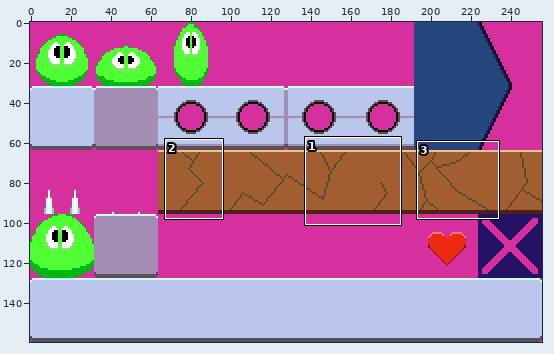
Sprite sheet, stored at assets/spritesheet.png. The first picture is a wide view before the edit; the outline marks the close-up.
Close-up. Before the commit:
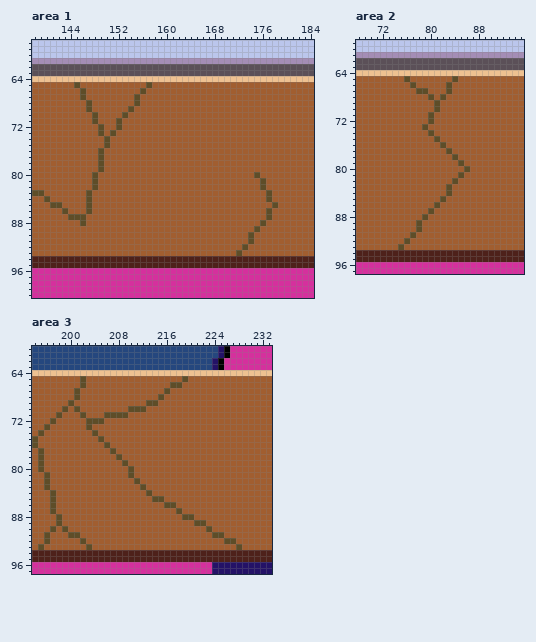
The file is 256x160 pixels. Shown: area 1: x 138..184, y 58..100; area 2: x 68..95, y 59..97; area 3: x 194..233, y 60..97.
The result:
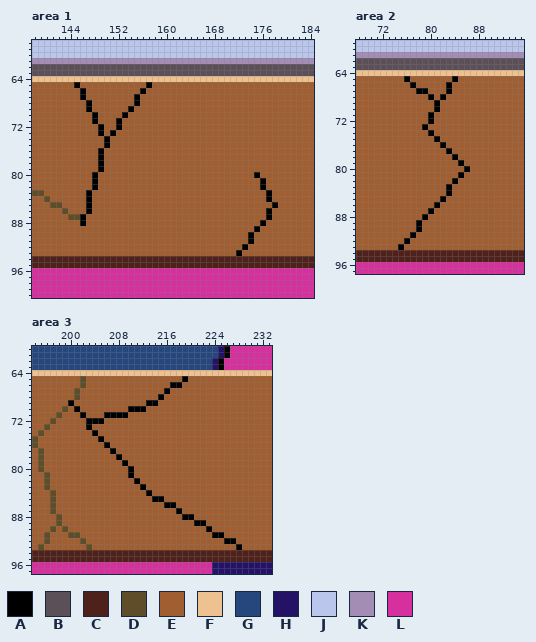
Palette (. is transparent): A #000000  B #5b5058  C #4e211a  D #5e4d28  E #a15e30  F #eec191  G #25477e  H #241267  J #bbc6ec  K #a48db5  L #d5309d
Change:
Changed rows in their new state; - is an unchanged pixel.
Area 1:
first column x 145:
 65 A-----------A---------------------
 66 -A---------A----------------------
 67 -A--------A-----------------------
 68 --A-------A-----------------------
 69 --A------A------------------------
 70 ---A----A-------------------------
 71 ---A---A--------------------------
 72 ----A--A--------------------------
 73 ----A-A---------------------------
 74 -----A----------------------------
 75 -----A----------------------------
 76 ----A-----------------------------
 77 ----A-----------------------------
 78 ----A-----------------------------
 79 ----A-----------------------------
 80 ---A--------------------------A---
 81 ---A---------------------------A--
 82 ---A---------------------------A--
 83 --A-----------------------------A-
 84 --A-----------------------------A-
 85 --A------------------------------A
 86 --A-----------------------------A-
 87 -A------------------------------A-
 88 -A-----------------------------A--
 89 ------------------------------A---
 90 -----------------------------A----
 91 -----------------------------A----
 92 ----------------------------A-----
 93 ---------------------------A------
Area 2:
first column x 75:
65 -A-------A--
66 --A-----A---
67 ---AA---A---
68 -----A-A----
69 ------A-----
70 ------A-----
71 -----A------
72 -----A------
73 ----A-------
74 -----A------
75 ------A-----
76 -------A----
77 --------A---
78 ---------A--
79 ----------A-
80 -----------A
81 ----------A-
82 ---------A--
83 --------A---
84 --------A---
85 -------A----
86 ------A-----
87 -----A------
88 ----A-------
89 ---A--------
90 ---A--------
91 --A---------
92 -A----------
93 A-----------
Area 3:
first column x 200:
65 -------------------A---------
66 -----------------AA----------
67 ----------------A------------
68 ---------------A-------------
69 A------------AA--------------
70 -A--------AAA----------------
71 --A---AAAA-------------------
72 ---AAA-----------------------
73 ---A-------------------------
74 ----A------------------------
75 -----A-----------------------
76 ------A----------------------
77 -------A---------------------
78 --------A--------------------
79 ---------A-------------------
80 ----------A------------------
81 ----------A------------------
82 -----------A-----------------
83 ------------A----------------
84 -------------A---------------
85 --------------AA-------------
86 ----------------AA-----------
87 ------------------A----------
88 -------------------AA--------
89 ---------------------AA------
90 -----------------------A-----
91 ------------------------AA---
92 --------------------------AA-
93 ----------------------------A
Boxes around the changes in both close-ups, in picture pixels (x1, y1, x2, y2):
changed: (74, 82, 152, 226)
changed: (236, 172, 278, 256)
changed: (398, 76, 470, 250)
changed: (68, 376, 242, 550)
